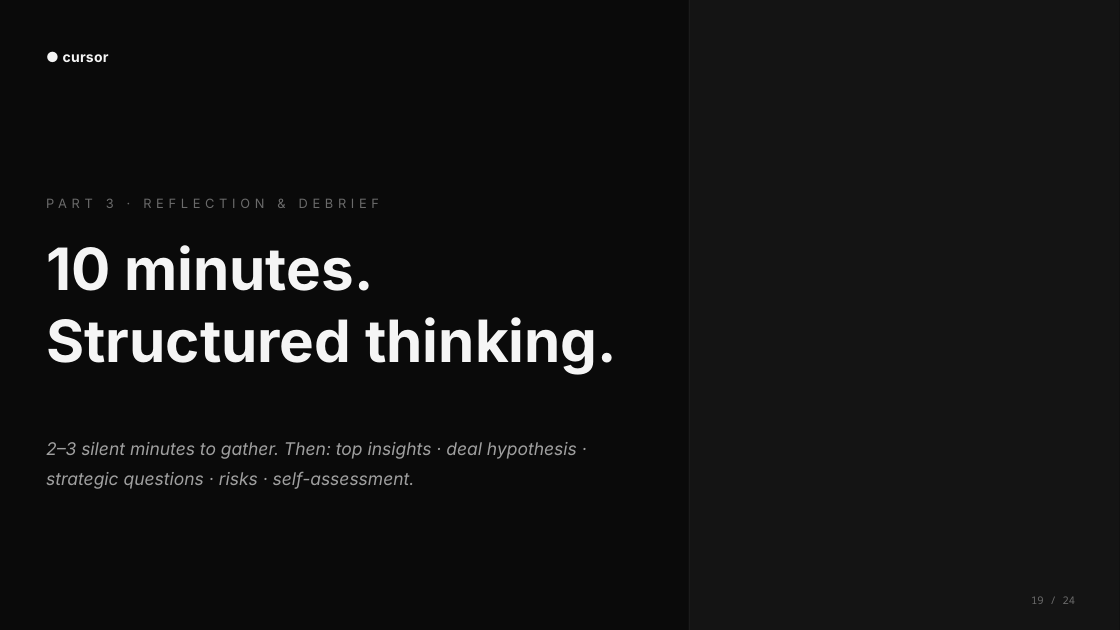
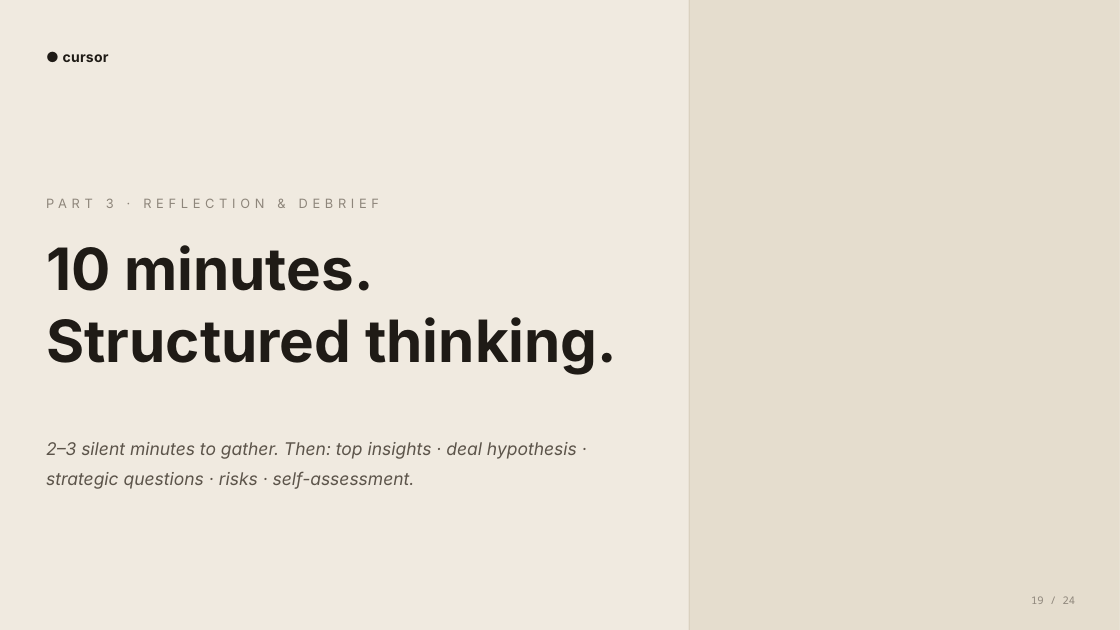
Before and after one commit to heliemonnoyeur-source/media-ae-cockpit, a slide deck: slide 19 of decks/Cursor_Enterprise_Disco_Challenge.pptx. Drawn at 1120x630 pixels with LibreOffice and Linux fonts; fonts in the diff are those of the drawing. Boxes give left, top, right and bottom in pixels: in the first picture for what was removed or moved away, otherwise in the second. Text is boxed around its words. In the diff, an @@ line names an element or a change of style, - is before the commit and + after.

```diff
--- a/decks/Cursor_Enterprise_Disco_Challenge.pptx
+++ b/decks/Cursor_Enterprise_Disco_Challenge.pptx
@@ rectangle at bbox=[0, 0, 1120, 630]: fill #0A0A0A to #F0EAE0 @@
@@ rectangle at bbox=[689, 0, 1120, 630]: fill #141414 to #E5DDCE @@
@@ rectangle at bbox=[689, 0, 690, 630]: fill #2A2A2A to #C8BDA8 @@
@@ text "● cursor" at bbox=[63, 54, 109, 62]: text colour #F5F5F5 to #1F1B16 @@
@@ text "PART 3 · REFLECTION & ..." at bbox=[46, 198, 379, 208]: text colour #6B6B6B to #8E867B @@
@@ text "10 minutes." at bbox=[46, 245, 617, 375]: text colour #F5F5F5 to #1F1B16 @@
@@ text "2–3 silent minutes to gather. ..." at bbox=[46, 442, 577, 489]: text colour #A0A0A0 to #5C544A @@
@@ text "19 / 24" at bbox=[1031, 596, 1076, 604]: text colour #6B6B6B to #8E867B @@
```
Also in this commit, not shown: 23 other slides changed, 26 other files.
